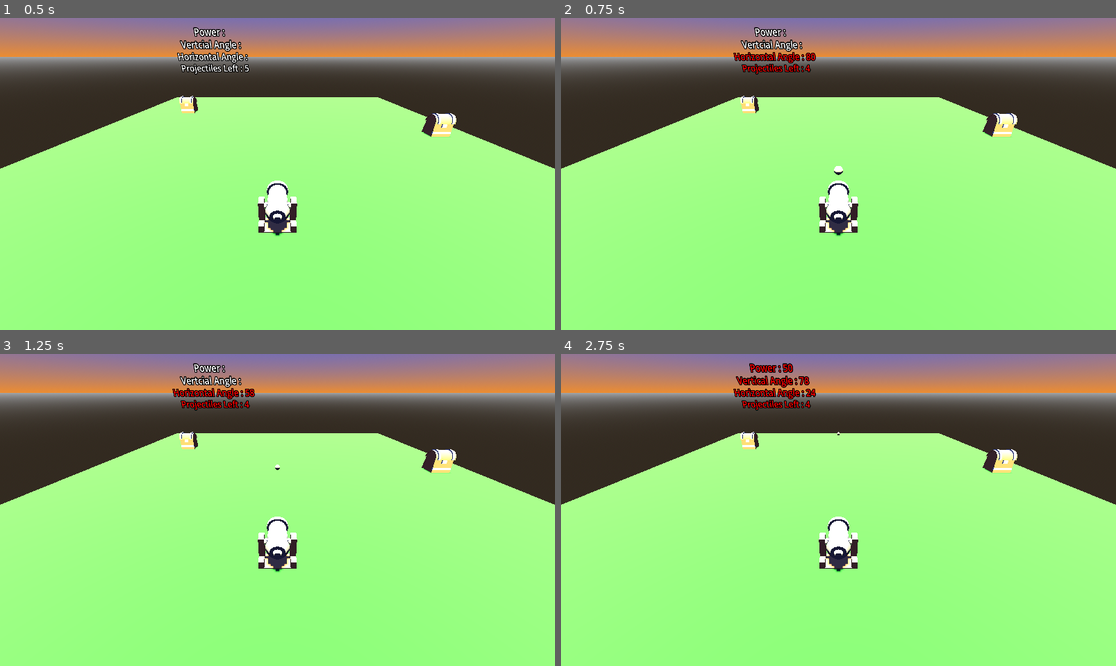
Above: before the commit, frames 1-4 (two rows, left to right).
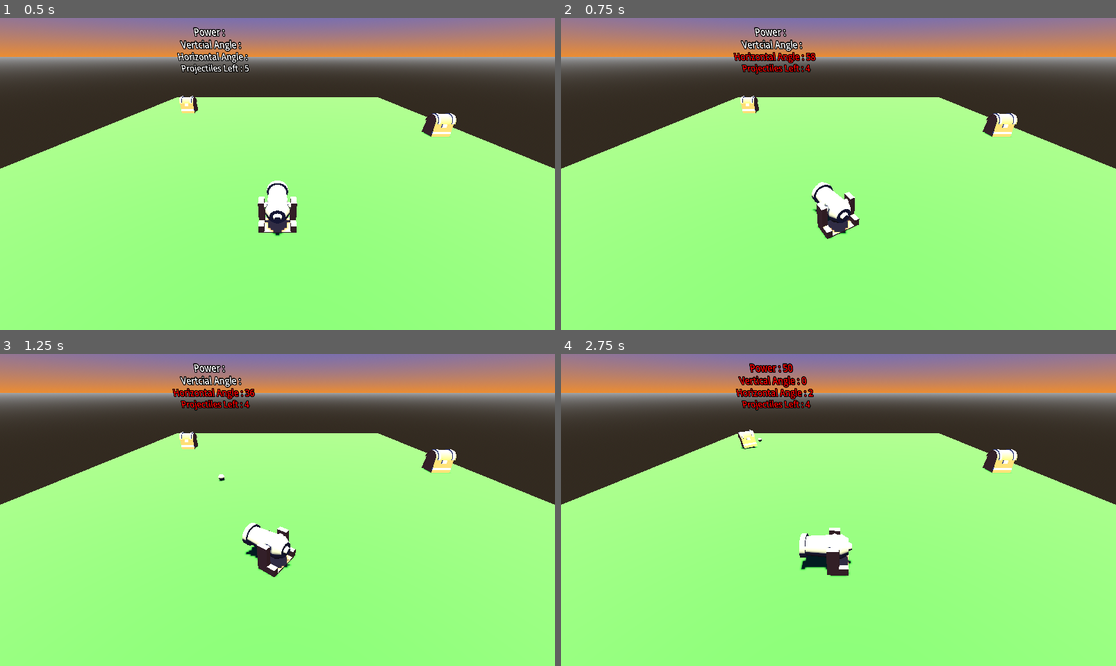
Above: after the commit, the same moments.

Repository: bsu-cs315/e3-evan.kiser
Game: Godot game, scene res://world/world.tscn
The game is run twice, just before and just after one commit, with the same random seed, the same clock (stepped at 60 frames per second) and the same inputs. The project has no main scene, so this scene is started directly.
Inputs:
- Up to frame 1 (0.5 s): no input
- Up to frame 2 (0.75 s): tap Enter at 0.5 s; hold D (angle_right) from 0.53 s (still down); tap Space (launch) at 0.6 s
- Up to frame 3 (1.25 s): keep holding D (angle_right)
- Up to frame 4 (2.75 s): release D (angle_right) at 1.28 s; hold S (angle_down) 1.28-2.03 s; tap Q (decrease_power) at 1.35 s; tap Space (launch) at 1.55, 2.3 s; hold D (angle_right) from 2.03 s (still down); tap E (increase_power) at 2.1 s

Frame 1 is identical in both runs. In frame 2, 0.8% of the frame differs, in the area x 44-54%, y 11-71%; in frame 3, 1.0%; in frame 4, 1.9%, in the area x 31-54%, y 6-72%.

Commit message:
Fix cannon firing
The cannon now moves in the direction the user angles it, fires in the direction the cannon is facing, and the labels in the world display correct information

Diff:
--- a/project/cannon/cannon.gd
+++ b/project/cannon/cannon.gd
@@ -8,15 +8,15 @@
 
 const _MIN_POWER := 0
 const _MAX_POWER := 100
-const _MIN_VERTICAL_ANGLE := deg_to_rad(-90)
-const _MAX_VERTICAL_ANGLE := deg_to_rad(0)
-const _MIN_HORIZONTAL_ANGLE := deg_to_rad(-180)
-const _MAX_HORIZONTAL_ANGLE :=deg_to_rad(0)
+const _MIN_VERTICAL_ANGLE := deg_to_rad(0)
+const _MAX_VERTICAL_ANGLE := deg_to_rad(90)
+const _MIN_HORIZONTAL_ANGLE := deg_to_rad(-90)
+const _MAX_HORIZONTAL_ANGLE :=deg_to_rad(90)
 
 @export var power := 50.
 @export var power_change_rate := 10.
 @export var angle_vertical := -TAU/8
-@export var angle_horizontal := -TAU/4
+@export var angle_horizontal := TAU/16
 @export var angle_change_rate := TAU/8
 @export var can_shoot := true
 @export var balls_left := 5
@@ -33,24 +33,26 @@
 	var angle_vertical_axis = Input.get_axis("angle_down", "angle_up")
 	if angle_vertical_axis != 0:
 		angle_vertical += angle_vertical_axis * angle_change_rate * delta
+		$CannonMesh.rotation.x += angle_vertical_axis * angle_change_rate * delta
 		angle_vertical = clampf(angle_vertical, _MIN_VERTICAL_ANGLE, _MAX_VERTICAL_ANGLE)
+		$CannonMesh.rotation.x = clampf(angle_vertical, _MIN_VERTICAL_ANGLE, _MAX_VERTICAL_ANGLE)
 		vertical_angle_changed.emit()
 
 	var angle_horizontal_axis = Input.get_axis("angle_left", "angle_right")
 	if angle_horizontal_axis != 0:
 		angle_horizontal += angle_horizontal_axis * angle_change_rate * delta
+		$CannonMesh.rotation.y += angle_horizontal_axis * angle_change_rate * delta
 		angle_horizontal = clampf(angle_horizontal, _MIN_HORIZONTAL_ANGLE, _MAX_HORIZONTAL_ANGLE)
+		$CannonMesh.rotation.y = clampf(angle_horizontal, _MIN_HORIZONTAL_ANGLE, _MAX_HORIZONTAL_ANGLE)
 		horizontal_angle_changed.emit()
 
 	if Input.is_action_just_pressed("launch") and balls_left > 0:
 		if _current_ball == null or _current_ball.is_sleeping():
-			var impulse := Vector3(0,0,-1) * power
-			impulse.rotated(Vector3(0,1,0), angle_vertical)
-			impulse.rotated(Vector3(1,0,0), angle_horizontal)
+			var impulse : Vector3 = $CannonMesh.get_global_transform().basis.z
 			_current_ball = preload("res://ball/ball.tscn").instantiate() as RigidBody3D
 			get_parent().add_child(_current_ball)
 			_current_ball.global_position = $CannonBallSpawnPoint.global_position
-			_current_ball.apply_impulse(impulse)
+			_current_ball.apply_impulse(-1*impulse*power)
 			_remove_ball_timer()
 			balls_left -= 1
 			if balls_left == 0:
--- a/project/cannon/cannon.tscn
+++ b/project/cannon/cannon.tscn
@@ -6,8 +6,8 @@
 [node name="Cannon" type="Node3D"]
 script = ExtResource("1_i4t4o")
 
-[node name="MeshInstance3D" type="MeshInstance3D" parent="."]
+[node name="CannonMesh" type="MeshInstance3D" parent="."]
 mesh = ExtResource("1_tq6sh")
 
 [node name="CannonBallSpawnPoint" type="Marker3D" parent="."]
-transform = Transform3D(1, 0, 0, 0, 1, 0, 0, 0, 1, 0, 2.93937, -4.33172)
+transform = Transform3D(1, 0, 0, 0, 1, 0, 0, 0, 1, 0, 2.93937, -0.153986)
--- a/project/world/world.gd
+++ b/project/world/world.gd
@@ -17,10 +17,10 @@
 	$ProjectilesLeftLabel.modulate = Color.RED
 
 func _on_cannon_horizontal_angle_changed() -> void:
-	$HorizontalAngleLabel.text = "Horizontal Angle : %.d" % rad_to_deg(-1*$Cannon.angle_horizontal)
+	$HorizontalAngleLabel.text = "Horizontal Angle : %.d" % (rad_to_deg(-1*$Cannon.angle_horizontal) + 90)
 	$HorizontalAngleLabel.modulate = Color.RED
 
 
 func _on_cannon_vertical_angle_changed() -> void:
-	$VerticalAngleLabel.text = "Vertical Angle : %.d" % rad_to_deg(-1*$Cannon.angle_vertical)
+	$VerticalAngleLabel.text = "Vertical Angle : %.d" % rad_to_deg($Cannon.angle_vertical)
 	$VerticalAngleLabel.modulate = Color.RED
